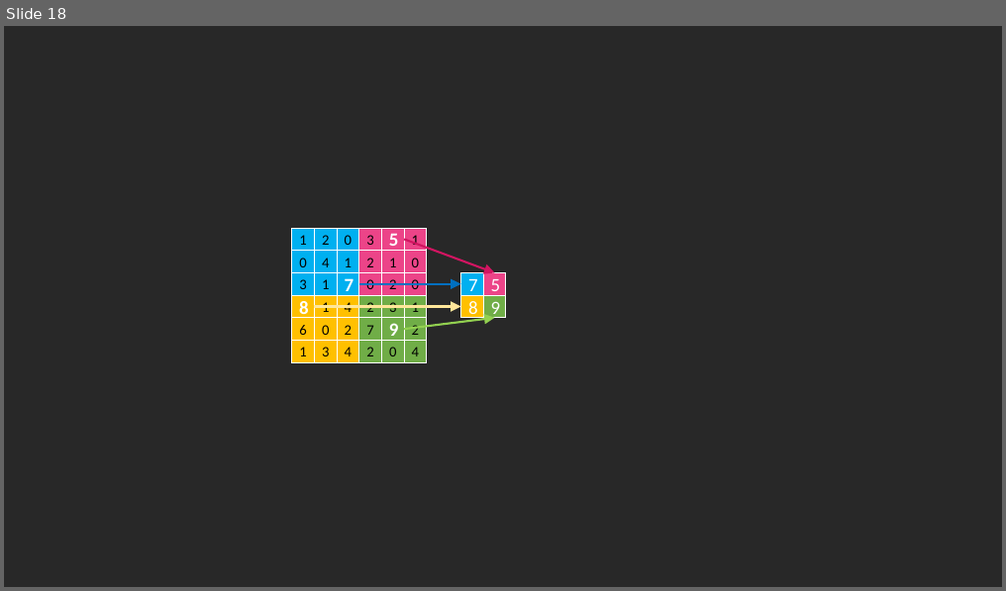
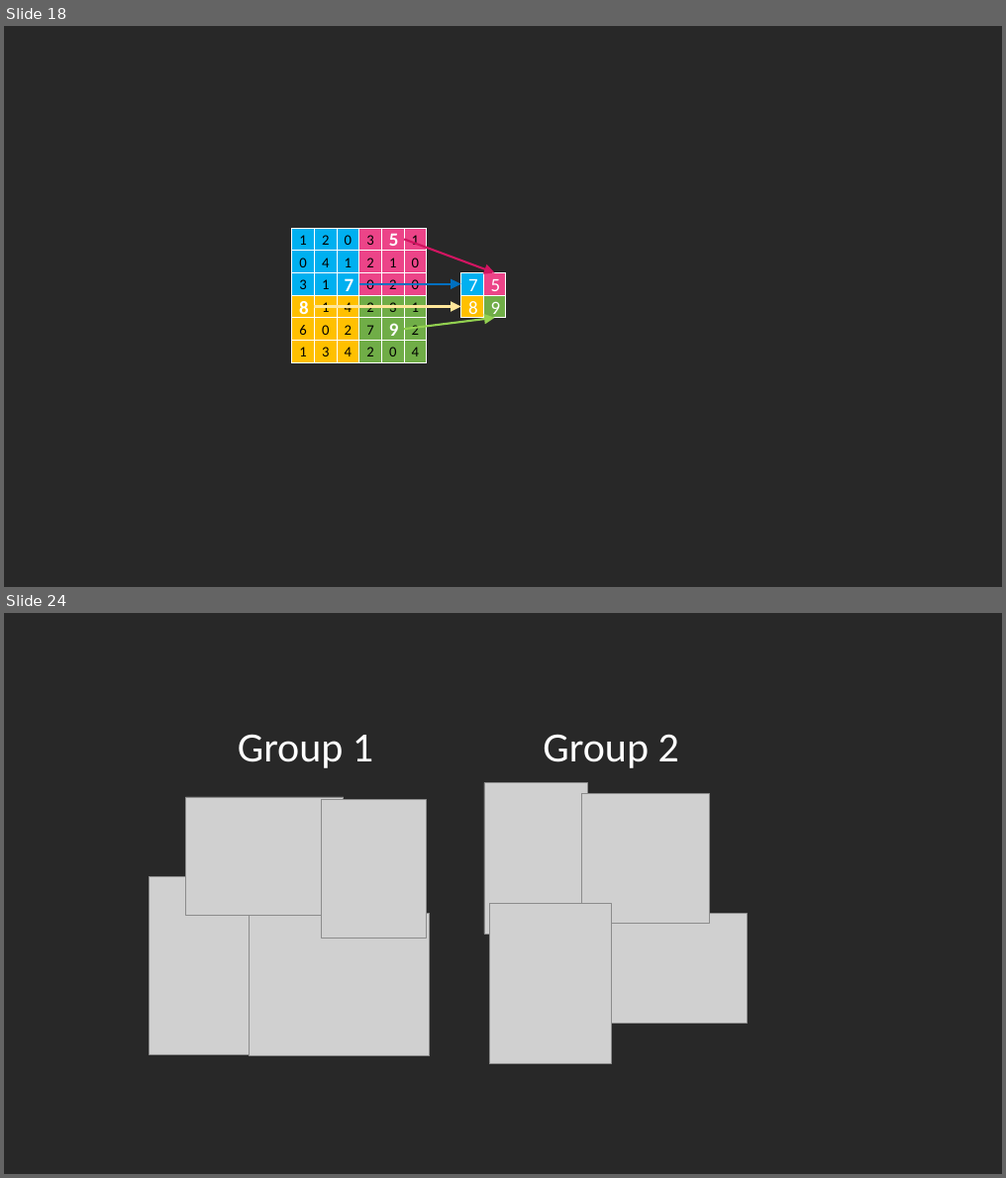
Before and after one commit to CSP-GD/deep-learning-summary, a slide deck: img/img.pptx. Shown one above the other, each under a label of ours: slide 18 before the commit, slides 18 and 24 after it; the slides between them are not shown. The pictures are 1006x591 and 1006x1178 pixels, drawn with LibreOffice and Linux fonts; fonts in the diff are those of the drawing; grey boxes stand for pictures. Boxes give left, top, right and bottom in pixels: in the first picture for what was removed or moved away, otherwise in the second. Text is boxed around its words. In the diff, an @@ line names an element or a change of style, - is before the commit and + after.

```diff
--- a/img/img.pptx
+++ b/img/img.pptx
@@ slide 24 added at (4,613,1002,1174), background #282828 @@
@@ group added at (150,734,746,1064): 8 pictures, 2 texts @@
+Group 1
+Group 2
```
Also in this commit, not shown: 5 other slides added, 14 other files.
